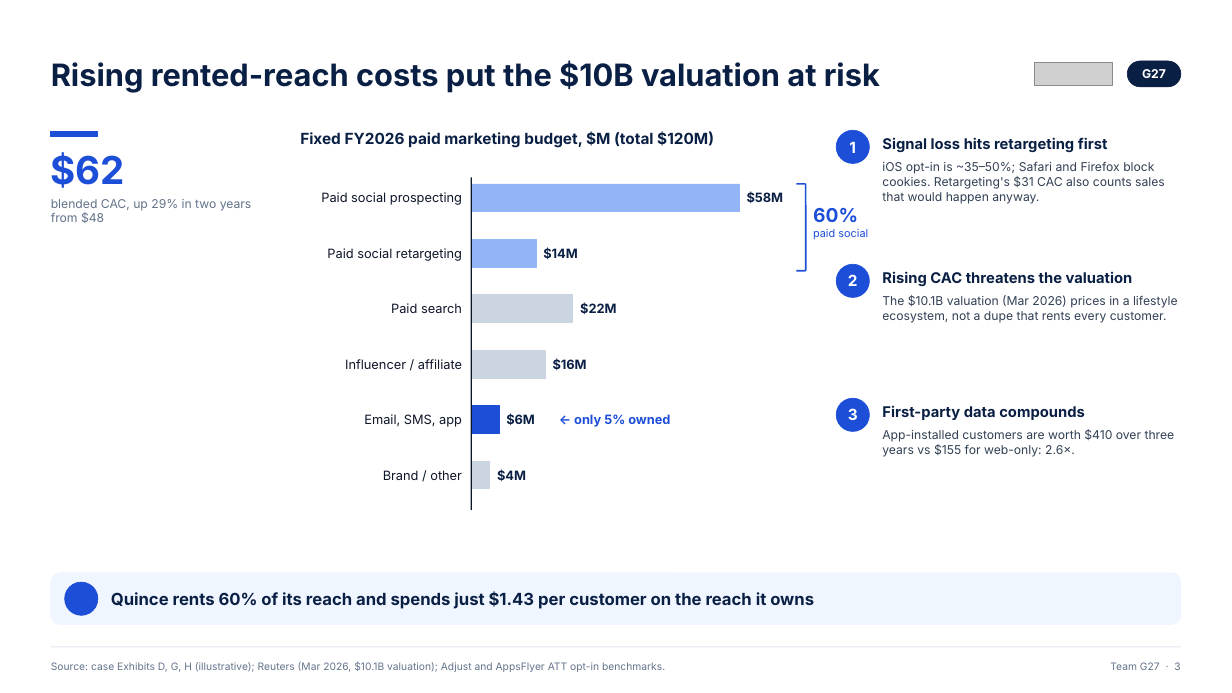
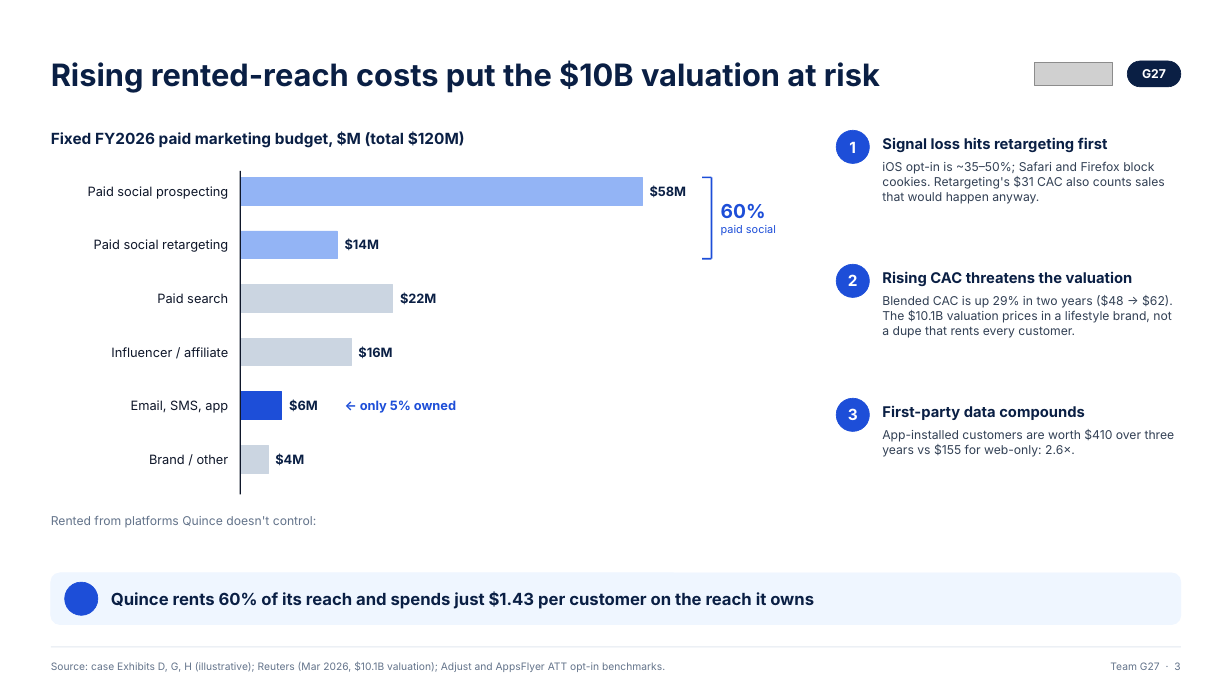
Before and after one commit to ANNYM25/Quince, a slide deck: slide 3 of deck/Team G27.pptx. Drawn at 1232x693 pixels with LibreOffice and Linux fonts; fonts in the diff are those of the drawing; grey boxes stand for pictures; background and template pictures are left out. Boxes give left, top, right and bottom in pixels: in the first picture for what was removed or moved away, otherwise in the second. Text is boxed around its words. In the diff, an @@ line names an element or a change of style, - is before the commit and + after.

```diff
--- a/deck/Team G27.pptx
+++ b/deck/Team G27.pptx
@@ text "Fixed FY2026 paid marketing budget, ...": place and size @@
-text "Fixed FY2026 paid marketing budget, ..." at box(300, 131, 714, 148)
+text "Fixed FY2026 paid marketing budget, ..." at box(51, 131, 465, 148)
@@ rectangle removed at box(51, 131, 97, 137) @@
@@ text "Paid social prospecting": place and size @@
-text "Paid social prospecting" at box(321, 192, 462, 205)
+text "Paid social prospecting" at box(88, 186, 228, 199)
@@ text removed at box(51, 152, 125, 188) @@
-$62
@@ rectangle: place and size @@
-rectangle at box(471, 184, 739, 212)
+rectangle at box(240, 177, 642, 205)
@@ line moved from (471, 177) - (471, 510) to (240, 171) - (240, 494) @@
@@ text "$58M": place and size @@
-text "$58M" at box(747, 191, 784, 203)
+text "$58M" at box(650, 185, 687, 197)
@@ line moved from (797, 184) - (806, 184) to (702, 177) - (712, 177) @@
@@ line moved from (806, 184) - (806, 271) to (712, 177) - (712, 259) @@
@@ text removed at box(51, 199, 252, 223) @@
-blended CAC, up 29% in two years from $48
@@ text "60%": place and size @@
-text "60%" at box(813, 208, 868, 240)
+text "60%" at box(721, 204, 776, 235)
@@ text "Paid social retargeting": place and size @@
-text "Paid social retargeting" at box(327, 248, 462, 261)
+text "Paid social retargeting" at box(94, 239, 228, 252)
@@ rectangle: place and size @@
-rectangle at box(471, 239, 536, 267)
+rectangle at box(240, 231, 337, 259)
@@ text "$14M": place and size @@
-text "$14M" at box(543, 247, 577, 260)
+text "$14M" at box(345, 239, 379, 250)
@@ line moved from (797, 271) - (806, 271) to (702, 259) - (712, 259) @@
@@ text "Paid search": place and size @@
-text "Paid search" at box(391, 303, 462, 313)
+text "Paid search" at box(157, 293, 228, 303)
@@ rectangle: place and size @@
-rectangle at box(471, 295, 573, 323)
+rectangle at box(240, 285, 393, 312)
@@ text "$22M": place and size @@
-text "$22M" at box(580, 302, 616, 314)
+text "$22M" at box(400, 292, 436, 304)
@@ text at box(882, 295, 1173, 338): text changed @@
-The $10.1B valuation (Mar 2026) prices in a lifestyle ecosystem, not a dupe that rents every customer.
+Blended CAC is up 29% in two years ($48 → $62). The $10.1B valuation prices in a lifestyle brand, not a dupe that rents every customer.
@@ text "Influencer / affiliate": place and size @@
-text "Influencer / affiliate" at box(345, 359, 462, 369)
+text "Influencer / affiliate" at box(111, 347, 228, 357)
@@ rectangle: place and size @@
-rectangle at box(471, 350, 545, 378)
+rectangle at box(240, 338, 351, 366)
@@ text "$16M": place and size @@
-text "$16M" at box(553, 358, 587, 370)
+text "$16M" at box(358, 346, 392, 358)
@@ text "Email, SMS, app": place and size @@
-text "Email, SMS, app" at box(364, 414, 462, 427)
+text "Email, SMS, app" at box(131, 400, 228, 413)
@@ text "$6M": place and size @@
-text "$6M" at box(506, 413, 535, 425)
+text "$6M" at box(289, 399, 318, 411)
@@ text "← only 5% owned": place and size @@
-text "← only 5% owned" at box(574, 414, 670, 427)
+text "← only 5% owned" at box(360, 400, 456, 413)
@@ rectangle: place and size @@
-rectangle at box(471, 406, 499, 433)
+rectangle at box(240, 392, 282, 420)
@@ text "Brand / other": place and size @@
-text "Brand / other" at box(383, 470, 462, 480)
+text "Brand / other" at box(149, 454, 229, 464)
@@ rectangle: place and size @@
-rectangle at box(471, 461, 490, 489)
+rectangle at box(240, 445, 268, 473)
@@ text "$4M": place and size @@
-text "$4M" at box(497, 469, 526, 481)
+text "$4M" at box(275, 453, 304, 466)
@@ text added at box(51, 516, 317, 528), 9.5 pt, text #64748B @@
+Rented from platforms Quince doesn't control:
```
Also in this commit, not shown: 21 other slides changed, 4 slides added, 7 slides removed, 3 other files.
